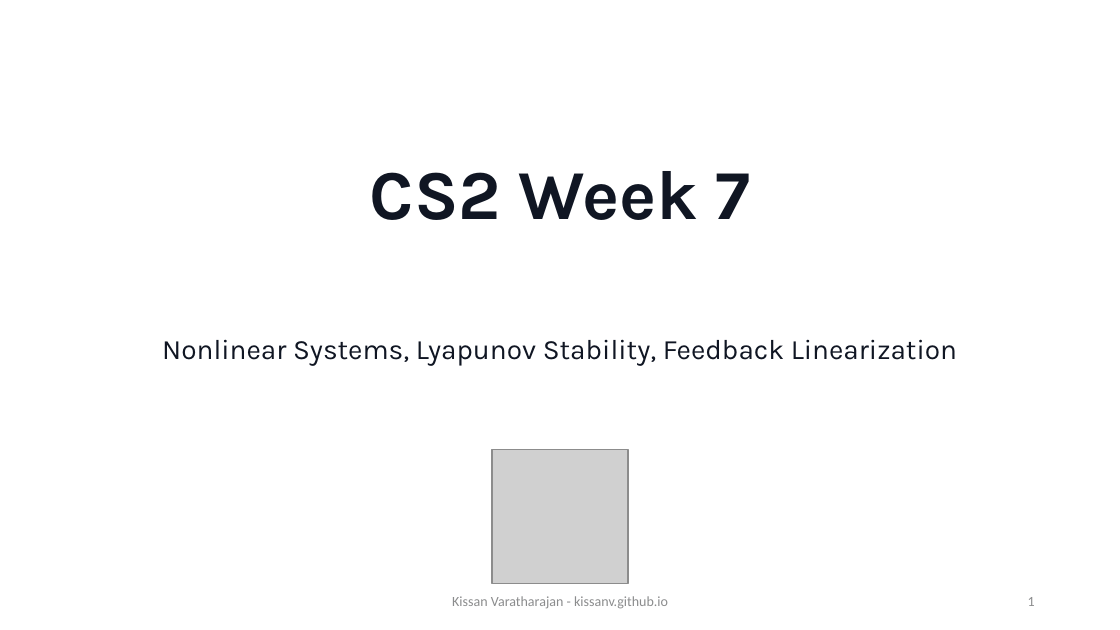
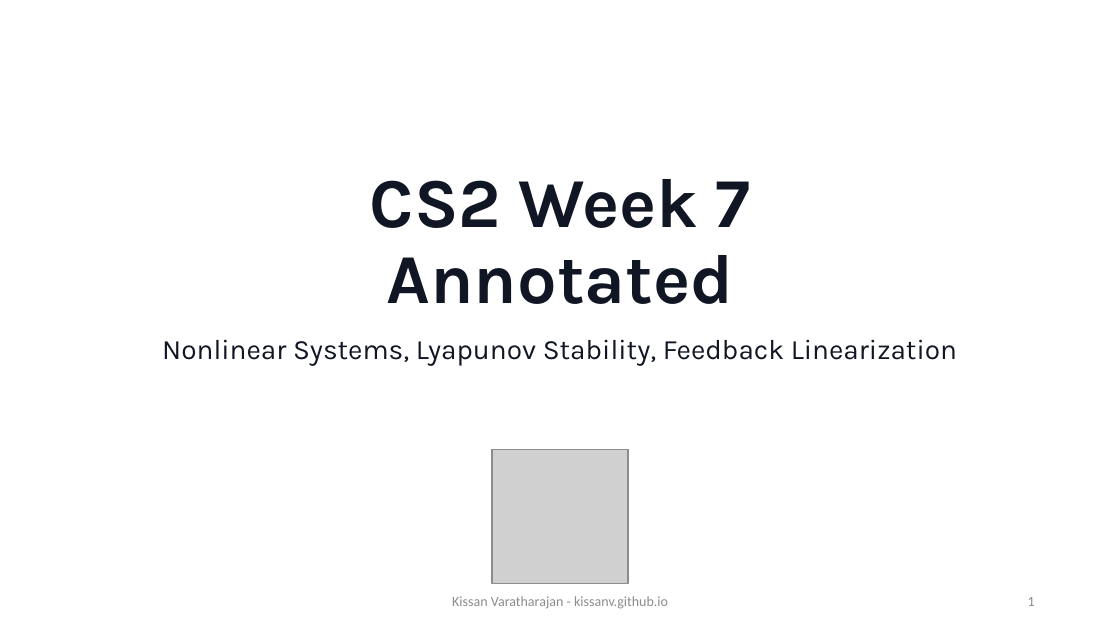
Before and after one commit to KissanV/KissanV.github.io, a slide deck: slide 1 of pdfs/CS2/pdf/CS2_Week7_annotated.pptx. Drawn at 1120x630 pixels with LibreOffice and Linux fonts; fonts in the diff are those of the drawing; grey boxes stand for pictures; background and template pictures are left out. Boxes give left, top, right and bottom in pixels: in the first picture for what was removed or moved away, otherwise in the second. Text is boxed around its words. In the diff, an @@ line names an element or a change of style, - is before the commit and + after.

```diff
--- a/pdfs/CS2/pdf/CS2_Week7_annotated.pptx
+++ b/pdfs/CS2/pdf/CS2_Week7_annotated.pptx
@@ title at [370,179,750,304]: text changed @@
-CS2 Week 7
+CS2 Week 7
+Annotated
```
Also in this commit, not shown: 5 other files.
